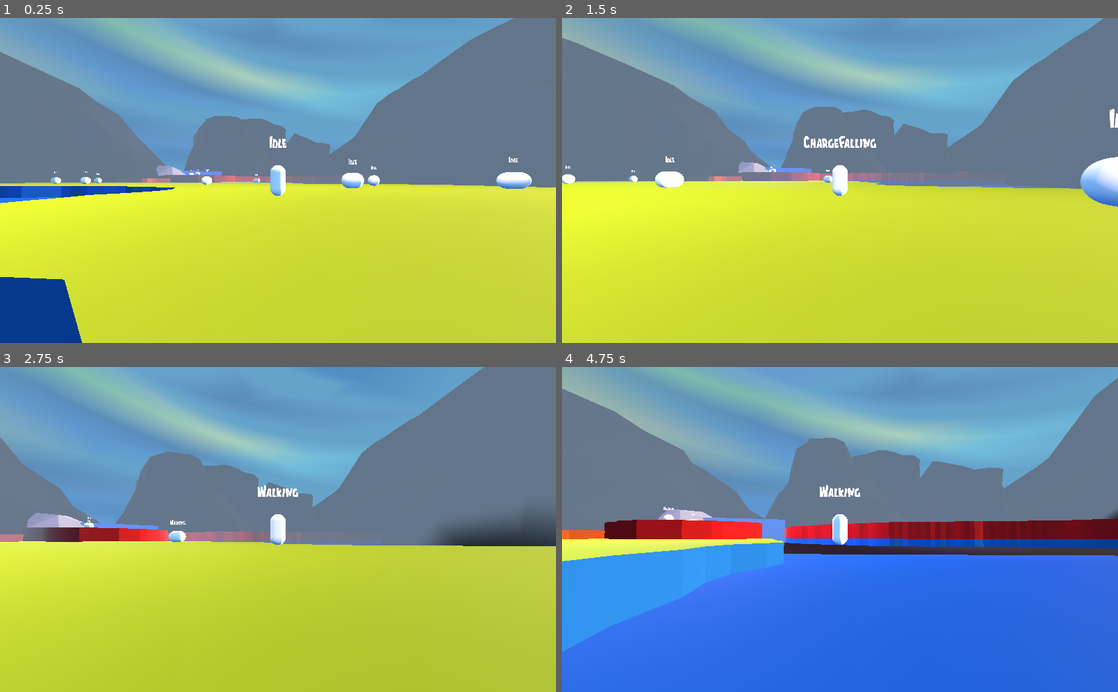
Above: before the commit, frames 1-4 (two rows, left to right).
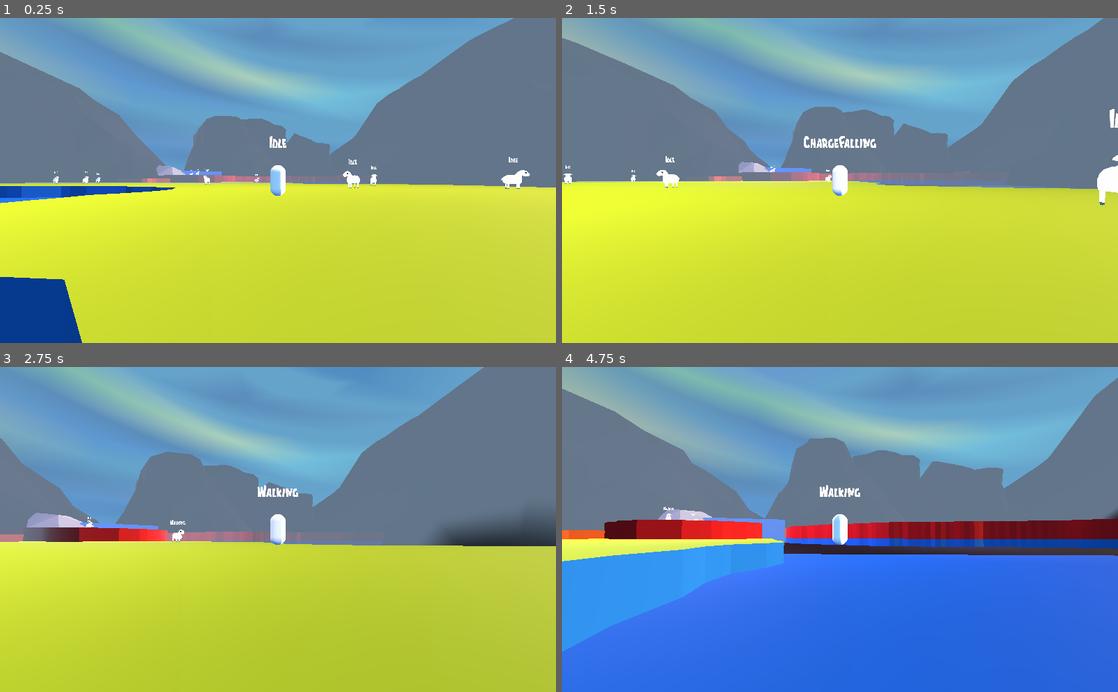
Above: after the commit, the same moments.

Repository: ChewieCB/Alpacolypse
Game: Godot game, scene res://src/levels/ml_01/ML_01.tscn
Two runs of this game, one before a commit and one after it. Both use one fixed random seed, a clock stepped at 60 frames per second and the inputs below.
Inputs (mouse positions are in pixels of both pictures, inside the frame that each line leads up to):
- Up to frame 1 (0.25 s): no input
- Up to frame 2 (1.5 s): tap Enter at 0.5 s; move the mouse to (867, 180) at 0.52 s; hold Shift (p1_charge) 0.53-1.28 s; hold W (p1_move_forwards) from 0.53 s (still down); tap Space (p1_jump) at 0.77 s; move the mouse to (812, 180) at 1.27 s; tap Down (p1_look_down) at 1.35 s
- Up to frame 3 (2.75 s): keep holding W (p1_move_forwards); tap Space (p1_jump) at 1.52 s; move the mouse to (289, 523) at 2.02 s; hold Left (p1_look_left) from 2.03 s (still down)
- Up to frame 4 (4.75 s): keep holding W (p1_move_forwards); move the mouse to (834, 536) at 2.77 s; release Left (p1_look_left) at 2.78 s; tap Right (p1_look_right) at 2.85 s; tap Space (p1_jump) at 3.02, 3.77, 4.52 s; move the mouse to (878, 532) at 3.52 s; hold Up (p1_look_up) 3.53-4.28 s; move the mouse to (795, 526) at 4.27 s; click (795, 526) at 4.35 s

The runs differ from the first frame. In frame 1, 0.5% of the frame differs, in the area x 9-96%, y 46-53%; in frame 2, 0.9%, in the area x 0-100%, y 42-59%; in frame 3, 0.1%; in frame 4, less than 0.1%.
Error in both runs: Invalid get index 'navmesh' (on base: 'RID'). (res://src/characters/sheep/src/state_machine/states/sheep_movement.gd:76)

Commit message:
Added Sheep Mesh & Animations

Diff:
--- a/src/characters/sheep/src/Sheep.tscn
+++ b/src/characters/sheep/src/Sheep.tscn
@@ -6,15 +6,15 @@
 [ext_resource path="res://src/characters/sheep/src/state_machine/states/sheep_walking.gd" type="Script" id=4]
 [ext_resource path="res://src/ui/debug/StatusLabels.tscn" type="PackedScene" id=5]
 [ext_resource path="res://src/characters/sheep/src/sheep.gd" type="Script" id=6]
+[ext_resource path="res://src/OLD/characters/Sheep/SheepSkin.tscn" type="PackedScene" id=7]
 
 [sub_resource type="CapsuleShape" id=1]
 
 [sub_resource type="CapsuleMesh" id=2]
 
-[sub_resource type="ViewportTexture" id=5]
-viewport_path = NodePath("StatusLabels/Viewport")
-
 [node name="Sheep" type="KinematicBody"]
+collision_layer = 8
+collision_mask = 3
 script = ExtResource( 6 )
 
 [node name="CollisionShape" type="CollisionShape" parent="."]
@@ -22,6 +22,7 @@
 shape = SubResource( 1 )
 
 [node name="MeshInstance" type="MeshInstance" parent="CollisionShape"]
+visible = false
 mesh = SubResource( 2 )
 material/0 = null
 
@@ -42,7 +43,7 @@
 
 [node name="StatusLabels" parent="." instance=ExtResource( 5 )]
 
-[node name="Sprite3D" parent="StatusLabels" index="1"]
-texture = SubResource( 5 )
+[node name="MeshInstance" type="MeshInstance" parent="."]
 
-[editable path="StatusLabels"]
+[node name="SheepSkin" parent="." instance=ExtResource( 7 )]
+transform = Transform( -0.01, 0, -1.50996e-09, 0, 0.01, 0, 1.50996e-09, 0, -0.01, 0, 0, 0 )
--- a/src/characters/sheep/src/sheep.gd
+++ b/src/characters/sheep/src/sheep.gd
@@ -1,3 +1,6 @@
 extends KinematicBody
 
 onready var state_label = $StatusLabels/Viewport/StateLabel
+onready var skin = $SheepSkin
+
+export (int, 2, 100) var wander_range = 25
--- a/src/characters/sheep/src/state_machine/states/sheep_idle.gd
+++ b/src/characters/sheep/src/state_machine/states/sheep_idle.gd
@@ -3,12 +3,16 @@
 # Supports triggering jump after the Sheep has started to fall
 
 var idle_timer = null
+var skin
 
 
 func enter(_msg: Dictionary = {}):
+	skin = _actor.skin
 	_parent.velocity = Vector3.ZERO
 	_parent.path = null
 	_parent.enter()
+
+	skin.transition_to(skin.States.IDLE)
 
 	idle_timer = Timer.new()
 	idle_timer.wait_time = rand_range(1.5, 5.0)
--- a/src/characters/sheep/src/state_machine/states/sheep_walking.gd
+++ b/src/characters/sheep/src/state_machine/states/sheep_walking.gd
@@ -1,12 +1,16 @@
 extends State
 # Basic state when the sheep is moving around until jumping or lack of input
 
+onready var skin
+
 
 func enter(msg: Dictionary = {}):
+	skin = _actor.skin
 	# Get random point and set a path to it
 	var target_point = _parent.get_random_target_in_range()
 	_parent.move_to_point(target_point)
 	_parent.enter(msg)
+	skin.transition_to(skin.States.WALK)
 
 
 func physics_process(delta: float):
@@ -14,6 +18,5 @@
 	if _parent.path_node == _parent.path.size():
 		_state_machine.transition_to("Movement/Idle")
 
-
 func exit():
 	_parent.exit()
